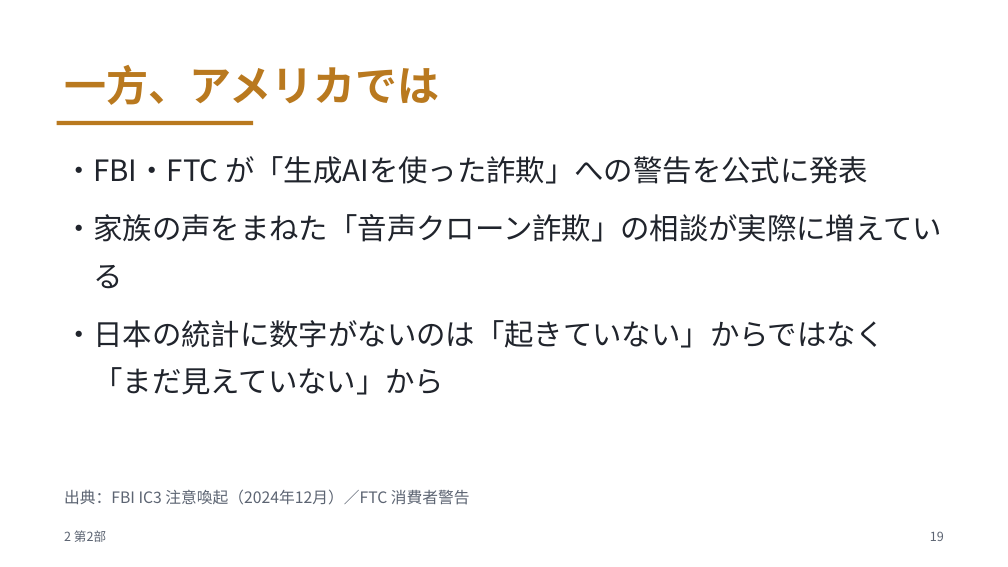
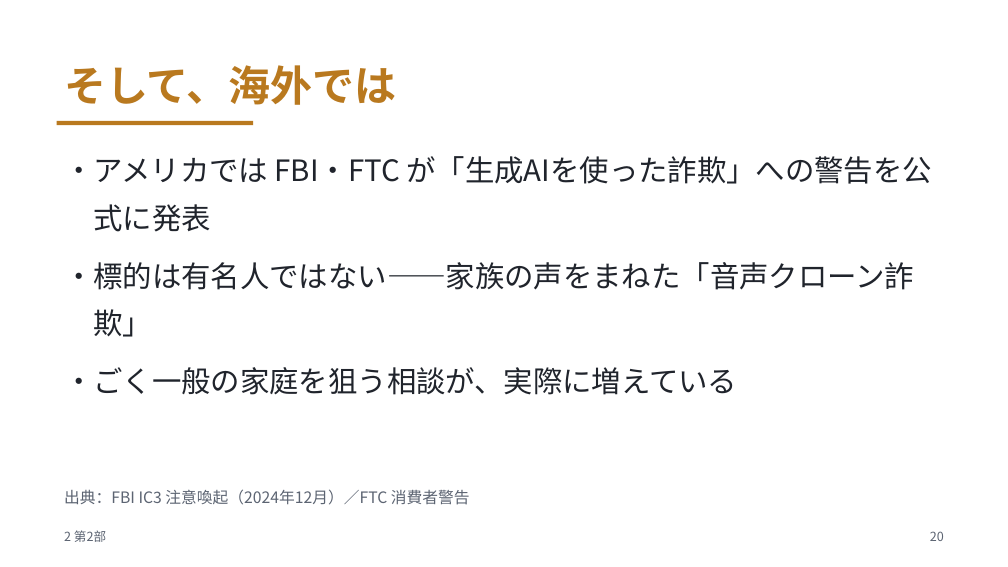
Before and after one commit to meitekku/deepfake-talk-v2, a slide deck: slide 20 of slides/deepfake-talk.pptx (slide 19 before the commit). Drawn at 1008x567 pixels with LibreOffice and Linux fonts; fonts in the diff are those of the drawing. Boxes give left, top, right and bottom in pixels: in the first picture for what was removed or moved away, otherwise in the second. Text is boxed around its words. In the diff, an @@ line names an element or a change of style, - is before the commit and + after.

Commit message:
第2部を再構成: あまり聞かない→実はある(有名人1,200億+摘発例)→圧倒的に多いのは警察偽番号→海外では一般家庭→差は材料→予測へ(全32枚)

```diff
--- a/slides/deepfake-talk.pptx
+++ b/slides/deepfake-talk.pptx
@@ text at (64,65,396,105): text changed @@
-一方、アメリカでは
+そして、海外では
@@ text at (64,156,932,395): text changed @@
-・FBI・FTC が「生成AIを使った詐欺」への警告を公式に発表
-・家族の声をまねた「音声クローン詐欺」の相談が実際に増えている
-・日本の統計に数字がないのは「起きていない」からではなく「まだ見えていない」から
+・アメリカでは FBI・FTC が「生成AIを使った詐欺」への警告を公式に発表
+・標的は有名人ではない——家族の声をまねた「音声クローン詐欺」
+・ごく一般の家庭を狙う相談が、実際に増えている
@@ text at (930,531,944,541): text changed @@
-19
+20
```
Also in this commit, not shown: 14 other slides changed, 2 slides added, 4 other files.
